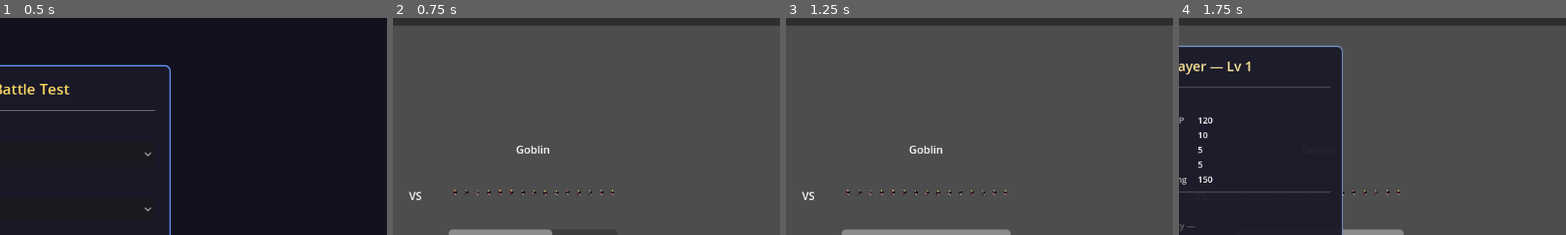
Above: before the commit, frames 1-4 (left to right).
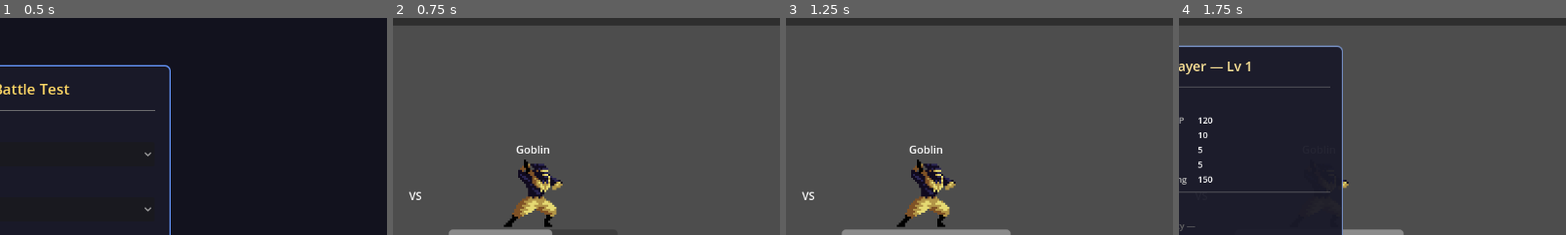
Above: after the commit, the same moments.

Repository: EmilianoRojas/dungeoncrawler2d
Game: Godot game, scene res://test/battle_test.tscn
Two runs of this game, one before a commit and one after it. Both use one fixed random seed, a clock stepped at 60 frames per second and the inputs below. This scene is started directly instead of the project's main scene.
Inputs:
- Up to frame 1 (0.5 s): no input
- Up to frame 2 (0.75 s): click "▶ Start Battle" at 0.5 s
- Up to frame 3 (1.25 s): no input
- Up to frame 4 (1.75 s): click "📊 Stats" at 1.25 s
The pictures show only the part of the screen within x 47-97%, y 4-54%; the shares and areas given below are measured in that part.

Frame 1 is identical in both runs. In frame 2, 2.2% of the frame differs, in the area x 15-58%, y 65-97%; in frame 3, 2.2%; in frame 4, 0.1%.

Commit message:
feat: use AtlasTexture regions for enemy sprites

Diff:
--- a/data/enemies/bat.tres
+++ b/data/enemies/bat.tres
@@ -1,13 +1,17 @@
-[gd_resource type="Resource" script_class="EnemyTemplate" load_steps=4 format=3]
+[gd_resource type="Resource" script_class="EnemyTemplate" load_steps=5 format=3]
 
 [ext_resource type="Script" path="res://core/data/enemy_template.gd" id="1_script"]
 [ext_resource type="Resource" path="res://data/skills/bite.tres" id="2_skill1"]
 
-[ext_resource type="Texture2D" path="res://data/Knight.png" id="sprite_tex"]
+[ext_resource type="Texture2D" uid="uid://q2hocdbv5rjc" path="res://data/Knight.png" id="sprite_sheet"]
+
+[sub_resource type="AtlasTexture" id="AtlasTexture_enemy"]
+atlas = ExtResource("sprite_sheet")
+region = Rect2(23, 14, 24, 30)
 
 [resource]
 script = ExtResource("1_script")
-sprite = ExtResource("sprite_tex")
+sprite = SubResource("AtlasTexture_enemy")
 enemy_name = "Bat"
 tier = 0
 base_stats = {
--- a/data/enemies/dark_knight.tres
+++ b/data/enemies/dark_knight.tres
@@ -1,14 +1,18 @@
-[gd_resource type="Resource" script_class="EnemyTemplate" load_steps=5 format=3]
+[gd_resource type="Resource" script_class="EnemyTemplate" load_steps=6 format=3]
 
 [ext_resource type="Script" path="res://core/data/enemy_template.gd" id="1_script"]
 [ext_resource type="Resource" path="res://data/skills/heavy_strike.tres" id="2_skill1"]
 [ext_resource type="Resource" path="res://data/skills/defensive_stance.tres" id="3_skill2"]
 
-[ext_resource type="Texture2D" path="res://data/Knight.png" id="sprite_tex"]
+[ext_resource type="Texture2D" uid="uid://q2hocdbv5rjc" path="res://data/Knight.png" id="sprite_sheet"]
+
+[sub_resource type="AtlasTexture" id="AtlasTexture_enemy"]
+atlas = ExtResource("sprite_sheet")
+region = Rect2(23, 14, 24, 30)
 
 [resource]
 script = ExtResource("1_script")
-sprite = ExtResource("sprite_tex")
+sprite = SubResource("AtlasTexture_enemy")
 enemy_name = "Dark Knight"
 tier = 1
 base_stats = {
--- a/data/enemies/demon_lord.tres
+++ b/data/enemies/demon_lord.tres
@@ -1,14 +1,18 @@
-[gd_resource type="Resource" script_class="EnemyTemplate" load_steps=5 format=3]
+[gd_resource type="Resource" script_class="EnemyTemplate" load_steps=6 format=3]
 
 [ext_resource type="Script" path="res://core/data/enemy_template.gd" id="1_script"]
 [ext_resource type="Resource" path="res://data/skills/heavy_strike.tres" id="2_skill1"]
 [ext_resource type="Resource" path="res://data/skills/enrage.tres" id="3_skill2"]
 
-[ext_resource type="Texture2D" path="res://data/Knight.png" id="sprite_tex"]
+[ext_resource type="Texture2D" uid="uid://q2hocdbv5rjc" path="res://data/Knight.png" id="sprite_sheet"]
+
+[sub_resource type="AtlasTexture" id="AtlasTexture_enemy"]
+atlas = ExtResource("sprite_sheet")
+region = Rect2(23, 14, 24, 30)
 
 [resource]
 script = ExtResource("1_script")
-sprite = ExtResource("sprite_tex")
+sprite = SubResource("AtlasTexture_enemy")
 enemy_name = "Demon Lord"
 tier = 2
 base_stats = {
--- a/data/enemies/dragon.tres
+++ b/data/enemies/dragon.tres
@@ -1,14 +1,18 @@
-[gd_resource type="Resource" script_class="EnemyTemplate" load_steps=5 format=3]
+[gd_resource type="Resource" script_class="EnemyTemplate" load_steps=6 format=3]
 
 [ext_resource type="Script" path="res://core/data/enemy_template.gd" id="1_script"]
 [ext_resource type="Resource" path="res://data/skills/bite.tres" id="2_skill1"]
 [ext_resource type="Resource" path="res://data/skills/enrage.tres" id="3_skill2"]
 
-[ext_resource type="Texture2D" path="res://data/Knight.png" id="sprite_tex"]
+[ext_resource type="Texture2D" uid="uid://q2hocdbv5rjc" path="res://data/Knight.png" id="sprite_sheet"]
+
+[sub_resource type="AtlasTexture" id="AtlasTexture_enemy"]
+atlas = ExtResource("sprite_sheet")
+region = Rect2(23, 14, 24, 30)
 
 [resource]
 script = ExtResource("1_script")
-sprite = ExtResource("sprite_tex")
+sprite = SubResource("AtlasTexture_enemy")
 enemy_name = "Dragon"
 tier = 2
 base_stats = {
--- a/data/enemies/goblin.tres
+++ b/data/enemies/goblin.tres
@@ -1,13 +1,17 @@
-[gd_resource type="Resource" script_class="EnemyTemplate" load_steps=4 format=3]
+[gd_resource type="Resource" script_class="EnemyTemplate" load_steps=5 format=3]
 
 [ext_resource type="Script" path="res://core/data/enemy_template.gd" id="1_script"]
 [ext_resource type="Resource" path="res://data/skills/bite.tres" id="2_skill1"]
 
-[ext_resource type="Texture2D" path="res://data/Knight.png" id="sprite_tex"]
+[ext_resource type="Texture2D" uid="uid://c4l6ffm30s3ou" path="res://data/Ronin.png" id="sprite_sheet"]
+
+[sub_resource type="AtlasTexture" id="AtlasTexture_enemy"]
+atlas = ExtResource("sprite_sheet")
+region = Rect2(17, 12, 29, 33)
 
 [resource]
 script = ExtResource("1_script")
-sprite = ExtResource("sprite_tex")
+sprite = SubResource("AtlasTexture_enemy")
 enemy_name = "Goblin"
 tier = 0
 base_stats = {
--- a/data/enemies/skeleton.tres
+++ b/data/enemies/skeleton.tres
@@ -1,13 +1,17 @@
-[gd_resource type="Resource" script_class="EnemyTemplate" load_steps=4 format=3]
+[gd_resource type="Resource" script_class="EnemyTemplate" load_steps=5 format=3]
 
 [ext_resource type="Script" path="res://core/data/enemy_template.gd" id="1_script"]
 [ext_resource type="Resource" path="res://data/skills/basic_attack.tres" id="2_skill1"]
 
-[ext_resource type="Texture2D" path="res://data/Knight.png" id="sprite_tex"]
+[ext_resource type="Texture2D" uid="uid://c4l6ffm30s3ou" path="res://data/Ronin.png" id="sprite_sheet"]
+
+[sub_resource type="AtlasTexture" id="AtlasTexture_enemy"]
+atlas = ExtResource("sprite_sheet")
+region = Rect2(17, 12, 29, 33)
 
 [resource]
 script = ExtResource("1_script")
-sprite = ExtResource("sprite_tex")
+sprite = SubResource("AtlasTexture_enemy")
 enemy_name = "Skeleton"
 tier = 0
 base_stats = {
--- a/data/enemies/slime.tres
+++ b/data/enemies/slime.tres
@@ -1,13 +1,17 @@
-[gd_resource type="Resource" script_class="EnemyTemplate" load_steps=4 format=3]
+[gd_resource type="Resource" script_class="EnemyTemplate" load_steps=5 format=3]
 
 [ext_resource type="Script" path="res://core/data/enemy_template.gd" id="1_script"]
 [ext_resource type="Resource" path="res://data/skills/bite.tres" id="2_skill1"]
 
-[ext_resource type="Texture2D" path="res://data/Knight.png" id="sprite_tex"]
+[ext_resource type="Texture2D" uid="uid://c4l6ffm30s3ou" path="res://data/Ronin.png" id="sprite_sheet"]
+
+[sub_resource type="AtlasTexture" id="AtlasTexture_enemy"]
+atlas = ExtResource("sprite_sheet")
+region = Rect2(17, 12, 29, 33)
 
 [resource]
 script = ExtResource("1_script")
-sprite = ExtResource("sprite_tex")
+sprite = SubResource("AtlasTexture_enemy")
 enemy_name = "Slime"
 tier = 0
 base_stats = {
--- a/data/enemies/wraith.tres
+++ b/data/enemies/wraith.tres
@@ -1,14 +1,18 @@
-[gd_resource type="Resource" script_class="EnemyTemplate" load_steps=5 format=3]
+[gd_resource type="Resource" script_class="EnemyTemplate" load_steps=6 format=3]
 
 [ext_resource type="Script" path="res://core/data/enemy_template.gd" id="1_script"]
 [ext_resource type="Resource" path="res://data/skills/enrage.tres" id="2_skill1"]
 [ext_resource type="Resource" path="res://data/skills/basic_attack.tres" id="3_skill2"]
 
-[ext_resource type="Texture2D" path="res://data/Knight.png" id="sprite_tex"]
+[ext_resource type="Texture2D" uid="uid://c4l6ffm30s3ou" path="res://data/Ronin.png" id="sprite_sheet"]
+
+[sub_resource type="AtlasTexture" id="AtlasTexture_enemy"]
+atlas = ExtResource("sprite_sheet")
+region = Rect2(17, 12, 29, 33)
 
 [resource]
 script = ExtResource("1_script")
-sprite = ExtResource("sprite_tex")
+sprite = SubResource("AtlasTexture_enemy")
 enemy_name = "Wraith"
 tier = 1
 base_stats = {
